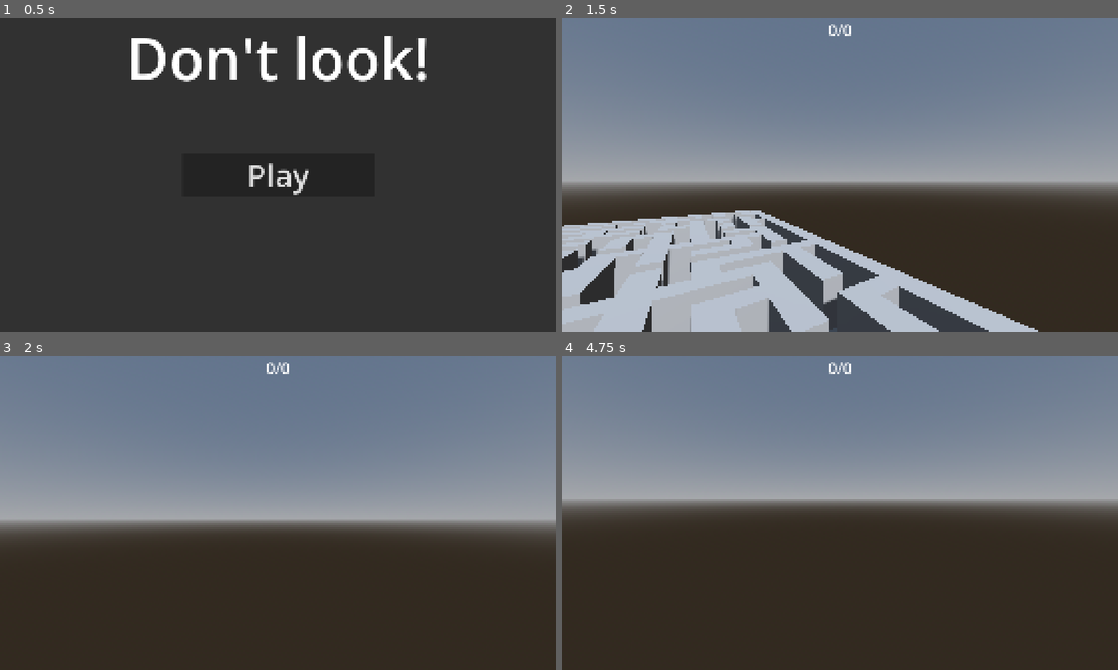
Above: before the commit, frames 1-4 (two rows, left to right).
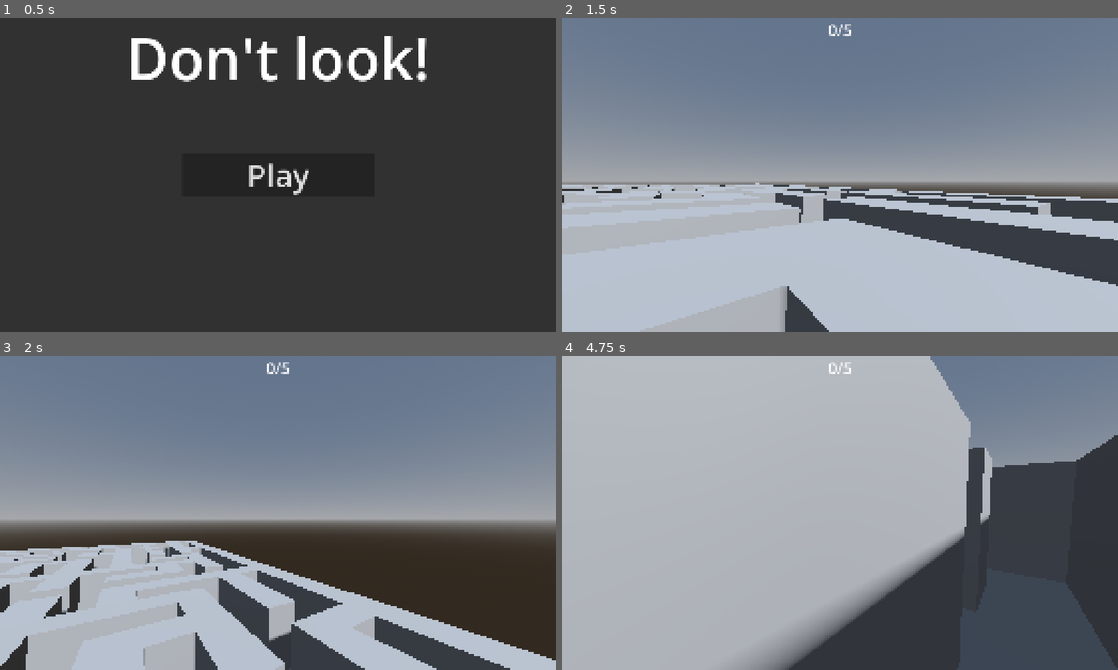
Above: after the commit, the same moments.

Repository: frenchcast1234/dont-look
Game: Godot game, scene res://src/menu/menu.tscn
Two runs of this game, one before a commit and one after it. Both use one fixed random seed, a clock stepped at 60 frames per second and the inputs below.
Inputs (mouse positions are in pixels of both pictures, inside the frame that each line leads up to):
- Up to frame 1 (0.5 s): no input
- Up to frame 2 (1.5 s): click "Play" at 0.5 s; tap Enter at 1.25 s; move the mouse to (867, 175) at 1.27 s; hold W (forward) from 1.28 s (still down); tap Space (jump) at 1.35 s
- Up to frame 3 (2 s): keep holding W (forward); tap Space (jump) at 1.52, 1.82 s
- Up to frame 4 (4.75 s): keep holding W (forward); move the mouse to (812, 513) at 2.02 s; tap Space (jump) at 2.1, 2.27, 2.57, 2.85, 3.6, 3.77, 4.07, 4.35, 4.52 s; move the mouse to (851, 506) at 2.77 s; move the mouse to (834, 519) at 3.52 s; move the mouse to (878, 516) at 4.27 s

Frame 1 is identical in both runs. In frame 2, 27% of the frame differs, in the area x 0-100%, y 1-100%; in frame 3, 27%; in frame 4, 85%, in the area x 0-100%, y 0-100%.

Commit message:
Ajout d'un système d'étapes

Diff:
--- a/src/game/game.gd
+++ b/src/game/game.gd
@@ -5,6 +5,7 @@
 @export var object_scene: PackedScene
 var collected: int = 0
 var to_collect: int = 5
+var rounds: int = 1
 
 func generate_grid(size: int, is_complex: bool, objects: int) -> Array:
 	var grid := []
@@ -93,13 +94,21 @@
 	return grid
 
 func _ready() -> void:
+	$CanvasLayer/Collected.text = "%d/%d" % [collected, to_collect]
 	$Monster.game_over.connect(func():
+		print("game over")
 		Input.set_mouse_mode(Input.MOUSE_MODE_VISIBLE)
 		$Player/Head.is_dead = true
 		$Player/Head.target = $Monster.global_position
 		$CanvasLayer/GameOver.visible = true
+		$CanvasLayer/GameOver/VBoxContainer/Rounds.text = "Rounds: %d" % rounds
 		get_tree().paused = true
 	)
+	create()
+
+func create() -> void:
+	for child in $Walls.get_children():
+		child.queue_free()
 	var grid := generate_grid(grid_size, true, to_collect)
 	$Ground/CSGBox3D.size = Vector3(
 		grid_size * 2 + 1,
@@ -141,9 +150,18 @@
 					4,
 					j - grid_size
 				)
+				$Player.velocity = Vector3.ZERO
 
 func _on_area_3d_body_entered(body: Node3D) -> void:
 	if body.is_in_group("obj"):
 		body.queue_free()
 		collected += 1
 		$CanvasLayer/Collected.text = "%d/%d" % [collected, to_collect]
+		if collected >= to_collect:
+			grid_size += 5
+			rounds += 1
+			to_collect += 1
+			collected = 0
+			get_tree().paused = false
+			Input.set_mouse_mode(Input.MOUSE_MODE_CAPTURED)
+			create()
--- a/src/game/game.tscn
+++ b/src/game/game.tscn
@@ -116,37 +116,38 @@
 grow_vertical = 2
 script = ExtResource("5_yarin")
 
-[node name="Label" type="Label" parent="CanvasLayer/GameOver" unique_id=460498324]
+[node name="VBoxContainer" type="VBoxContainer" parent="CanvasLayer/GameOver" unique_id=480544997]
 layout_mode = 1
 anchors_preset = 8
 anchor_left = 0.5
 anchor_top = 0.5
 anchor_right = 0.5
 anchor_bottom = 0.5
-offset_left = -353.5
-offset_top = -187.5
-offset_right = 353.5
-offset_bottom = -12.5
+offset_left = -20.0
+offset_top = -20.0
+offset_right = 20.0
+offset_bottom = 20.0
 grow_horizontal = 2
 grow_vertical = 2
-theme_override_font_sizes/font_size = 128
+mouse_filter = 2
+alignment = 1
+
+[node name="GameOver" type="Label" parent="CanvasLayer/GameOver/VBoxContainer" unique_id=460498324]
+layout_mode = 2
+theme_override_font_sizes/font_size = 256
 text = "Game over!"
 horizontal_alignment = 1
 vertical_alignment = 1
 
-[node name="Button" type="Button" parent="CanvasLayer/GameOver" unique_id=168293643]
-layout_mode = 1
-anchors_preset = 8
-anchor_left = 0.5
-anchor_top = 0.5
-anchor_right = 0.5
-anchor_bottom = 0.5
-offset_left = -313.5
-offset_top = 8.5
-offset_right = 313.5
-offset_bottom = 191.5
-grow_horizontal = 2
-grow_vertical = 2
+[node name="Rounds" type="Label" parent="CanvasLayer/GameOver/VBoxContainer" unique_id=1141440978]
+layout_mode = 2
+theme_override_font_sizes/font_size = 96
+text = "Rounds: 0"
+horizontal_alignment = 1
+vertical_alignment = 1
+
+[node name="Button" type="Button" parent="CanvasLayer/GameOver/VBoxContainer" unique_id=168293643]
+layout_mode = 2
 theme_override_font_sizes/font_size = 128
 text = "    Menu    "
 
@@ -188,5 +189,5 @@
 wait_time = 0.205
 
 [connection signal="body_entered" from="Player/Area3D" to="." method="_on_area_3d_body_entered"]
-[connection signal="pressed" from="CanvasLayer/GameOver/Button" to="CanvasLayer/GameOver" method="_on_button_pressed"]
+[connection signal="pressed" from="CanvasLayer/GameOver/VBoxContainer/Button" to="CanvasLayer/GameOver" method="_on_button_pressed"]
 [connection signal="timeout" from="Monster/Wait" to="Monster" method="_on_wait_timeout"]
--- a/src/game/player.gd
+++ b/src/game/player.gd
@@ -2,7 +2,7 @@
 
 @export var speed: float = 280
 @export var mouse_sensitivity: float = 0.005
-@export var jump_velocity: float = 2000
+@export var jump_velocity: float = 480
 @export var gravity: float = 9.8
 
 var head: Node3D
